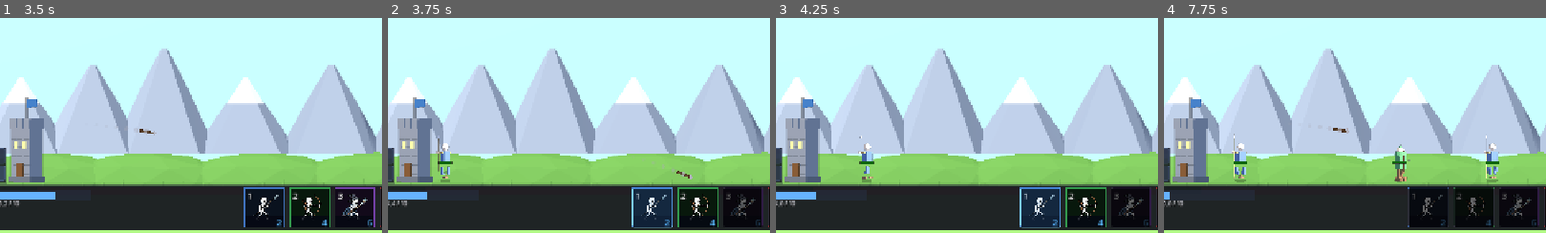
Above: before the commit, frames 1-4 (left to right).
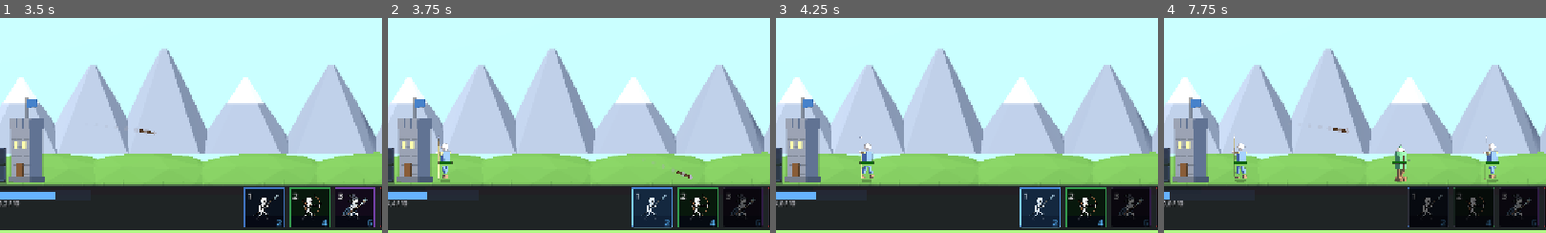
Above: after the commit, the same moments.

Repository: Caspian-X/cartoon-wars
Game: Godot game, scene res://scenes/main.tscn
The game is run twice, just before and just after one commit, with the same random seed, the same clock (stepped at 60 frames per second) and the same inputs.
Inputs (mouse positions are % of the whole screen's width and height, from its top left):
- Up to frame 1 (3.5 s): click "PLAY" at 0.5 s; click "The Beginning Repel the enemy…" at 1.25 s; click "^" at 2 s; click "v" at 2.75 s
- Up to frame 2 (3.75 s): click (38, 94) at 3.52 s
- Up to frame 3 (4.25 s): no input
- Up to frame 4 (7.75 s): click (44, 94) at 4.27 s; click "^" at 5 s; click "v" at 5.75 s; click "^" at 6.5 s; click (38, 94) at 7.25 s
The pictures show only the part of the screen within x 4-54%, y 50-100%; the shares and areas given below are measured in that part.

Frame 1 is identical in both runs. In frame 2, 0.3% of the frame differs, in the area x 12-17%, y 54-76%; in frame 3, 0.2%; in frame 4, 0.5%, in the area x 18-88%, y 53-76%.

Commit message:
added some blender file guides for ai

Diff:
--- a/project.godot
+++ b/project.godot
@@ -33,15 +33,51 @@
 
 [input]
 
-unit_1={"deadzone": 0.5, "events": [Object(InputEventKey,"physical_keycode":49)]}
-unit_2={"deadzone": 0.5, "events": [Object(InputEventKey,"physical_keycode":50)]}
-unit_3={"deadzone": 0.5, "events": [Object(InputEventKey,"physical_keycode":51)]}
-unit_4={"deadzone": 0.5, "events": [Object(InputEventKey,"physical_keycode":52)]}
-unit_5={"deadzone": 0.5, "events": [Object(InputEventKey,"physical_keycode":53)]}
-aim_up={"deadzone": 0.5, "events": [Object(InputEventKey,"physical_keycode":4194320)]}
-aim_down={"deadzone": 0.5, "events": [Object(InputEventKey,"physical_keycode":4194322)]}
-restart_level={"deadzone": 0.5, "events": [Object(InputEventKey,"physical_keycode":82)]}
-ui_accept={"deadzone": 0.5, "events": [Object(InputEventKey,"physical_keycode":4194309)]}
+ui_accept={
+"deadzone": 0.5,
+"events": [Object(InputEventKey,"resource_local_to_scene":false,"resource_name":"","device":16,"window_id":0,"alt_pressed":false,"shift_pressed":false,"ctrl_pressed":false,"meta_pressed":false,"pressed":false,"keycode":0,"physical_keycode":4194309,"key_label":0,"unicode":0,"location":0,"echo":false,"script":null)
+]
+}
+unit_1={
+"deadzone": 0.5,
+"events": [Object(InputEventKey,"resource_local_to_scene":false,"resource_name":"","device":16,"window_id":0,"alt_pressed":false,"shift_pressed":false,"ctrl_pressed":false,"meta_pressed":false,"pressed":false,"keycode":0,"physical_keycode":49,"key_label":0,"unicode":0,"location":0,"echo":false,"script":null)
+]
+}
+unit_2={
+"deadzone": 0.5,
+"events": [Object(InputEventKey,"resource_local_to_scene":false,"resource_name":"","device":16,"window_id":0,"alt_pressed":false,"shift_pressed":false,"ctrl_pressed":false,"meta_pressed":false,"pressed":false,"keycode":0,"physical_keycode":50,"key_label":0,"unicode":0,"location":0,"echo":false,"script":null)
+]
+}
+unit_3={
+"deadzone": 0.5,
+"events": [Object(InputEventKey,"resource_local_to_scene":false,"resource_name":"","device":16,"window_id":0,"alt_pressed":false,"shift_pressed":false,"ctrl_pressed":false,"meta_pressed":false,"pressed":false,"keycode":0,"physical_keycode":51,"key_label":0,"unicode":0,"location":0,"echo":false,"script":null)
+]
+}
+unit_4={
+"deadzone": 0.5,
+"events": [Object(InputEventKey,"resource_local_to_scene":false,"resource_name":"","device":16,"window_id":0,"alt_pressed":false,"shift_pressed":false,"ctrl_pressed":false,"meta_pressed":false,"pressed":false,"keycode":0,"physical_keycode":52,"key_label":0,"unicode":0,"location":0,"echo":false,"script":null)
+]
+}
+unit_5={
+"deadzone": 0.5,
+"events": [Object(InputEventKey,"resource_local_to_scene":false,"resource_name":"","device":16,"window_id":0,"alt_pressed":false,"shift_pressed":false,"ctrl_pressed":false,"meta_pressed":false,"pressed":false,"keycode":0,"physical_keycode":53,"key_label":0,"unicode":0,"location":0,"echo":false,"script":null)
+]
+}
+aim_up={
+"deadzone": 0.5,
+"events": [Object(InputEventKey,"resource_local_to_scene":false,"resource_name":"","device":16,"window_id":0,"alt_pressed":false,"shift_pressed":false,"ctrl_pressed":false,"meta_pressed":false,"pressed":false,"keycode":0,"physical_keycode":4194320,"key_label":0,"unicode":0,"location":0,"echo":false,"script":null)
+]
+}
+aim_down={
+"deadzone": 0.5,
+"events": [Object(InputEventKey,"resource_local_to_scene":false,"resource_name":"","device":16,"window_id":0,"alt_pressed":false,"shift_pressed":false,"ctrl_pressed":false,"meta_pressed":false,"pressed":false,"keycode":0,"physical_keycode":4194322,"key_label":0,"unicode":0,"location":0,"echo":false,"script":null)
+]
+}
+restart_level={
+"deadzone": 0.5,
+"events": [Object(InputEventKey,"resource_local_to_scene":false,"resource_name":"","device":16,"window_id":0,"alt_pressed":false,"shift_pressed":false,"ctrl_pressed":false,"meta_pressed":false,"pressed":false,"keycode":0,"physical_keycode":82,"key_label":0,"unicode":0,"location":0,"echo":false,"script":null)
+]
+}
 
 [physics]
 
Binary file changed: assets/models/characters/spearman.glb
Not shown, changed: AGENTS.md
Not shown, added: blender/spearman-bones copy.blend
Not shown, added: blender/spearman-bones.blend
Not shown, added: docs/blender-animation-best-practices.md
Not shown, added: docs/blender-rigging-best-practices.md
